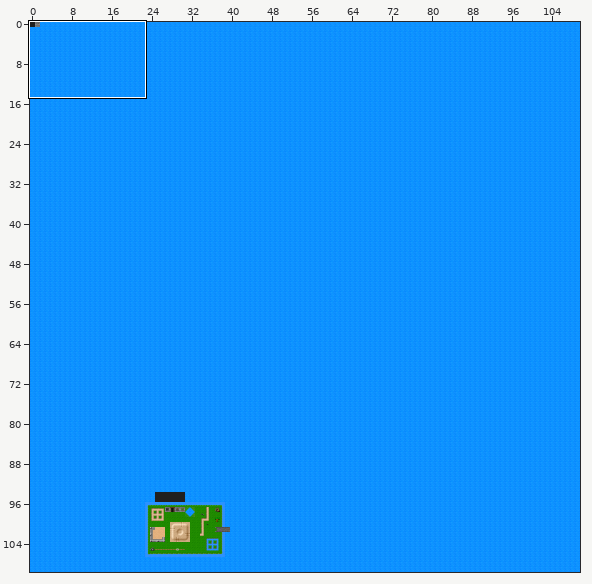
One commit to this Tiled map: server/maps/surface.tmx. The picture above shows the old version from afar; the outline marks the close-up.
Close-up. Earlier state:
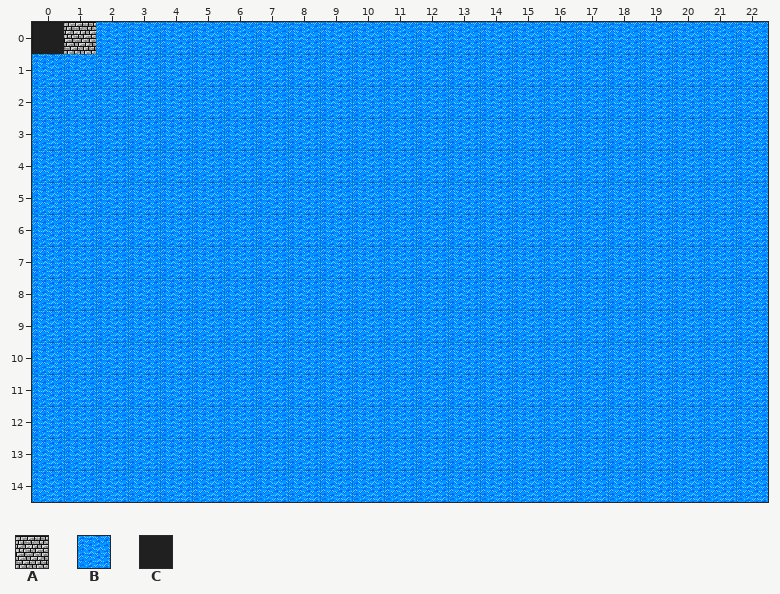
Cells are 32x32 px. Shown: x 0..22, y 0..14. The commit also changed other parts of the map, which this record leaves out.
Key: from "Terrain": A 0, B 31, C 47.
_ is an empty cell.
Layer "Surface" before, first column x 0:
 0 CABBBBBBBBBBBBBBBBBBBBB
 1 BBBBBBBBBBBBBBBBBBBBBBB
 2 BBBBBBBBBBBBBBBBBBBBBBB
 3 BBBBBBBBBBBBBBBBBBBBBBB
 4 BBBBBBBBBBBBBBBBBBBBBBB
 5 BBBBBBBBBBBBBBBBBBBBBBB
 6 BBBBBBBBBBBBBBBBBBBBBBB
 7 BBBBBBBBBBBBBBBBBBBBBBB
 8 BBBBBBBBBBBBBBBBBBBBBBB
 9 BBBBBBBBBBBBBBBBBBBBBBB
10 BBBBBBBBBBBBBBBBBBBBBBB
11 BBBBBBBBBBBBBBBBBBBBBBB
12 BBBBBBBBBBBBBBBBBBBBBBB
13 BBBBBBBBBBBBBBBBBBBBBBB
14 BBBBBBBBBBBBBBBBBBBBBBB
Now the later version:
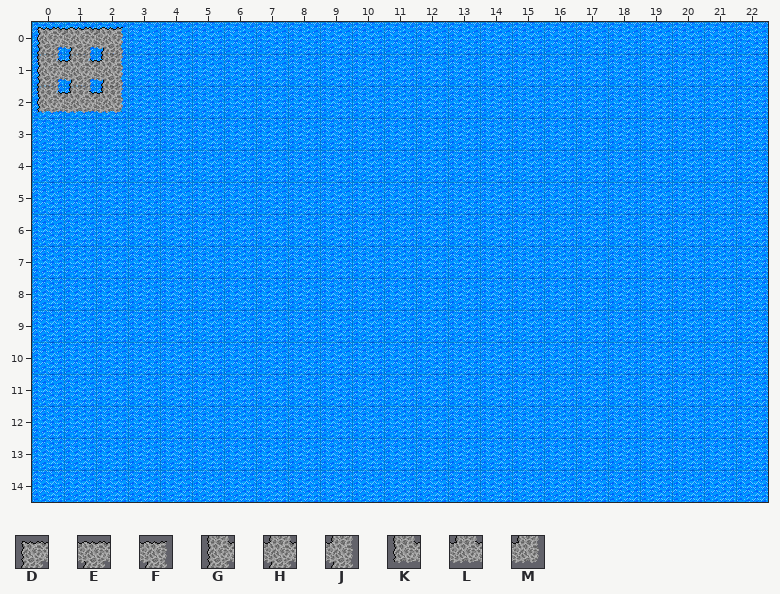
Further tiles: from "Objects": D 64, E 65, F 66, G 73, H 74, J 75, K 82, L 83, M 84.
Edits made:
Changed rows in their new state; . is an unchanged cell.
Layer "Surface":
first column x 0:
 0 BB
Layer "Objects":
first column x 0:
 0 DEF
 1 GHJ
 2 KLM
Where, in picture pixels (left, top, right, bottom), the same in both close-ups:
changed: (32, 22, 123, 113)
